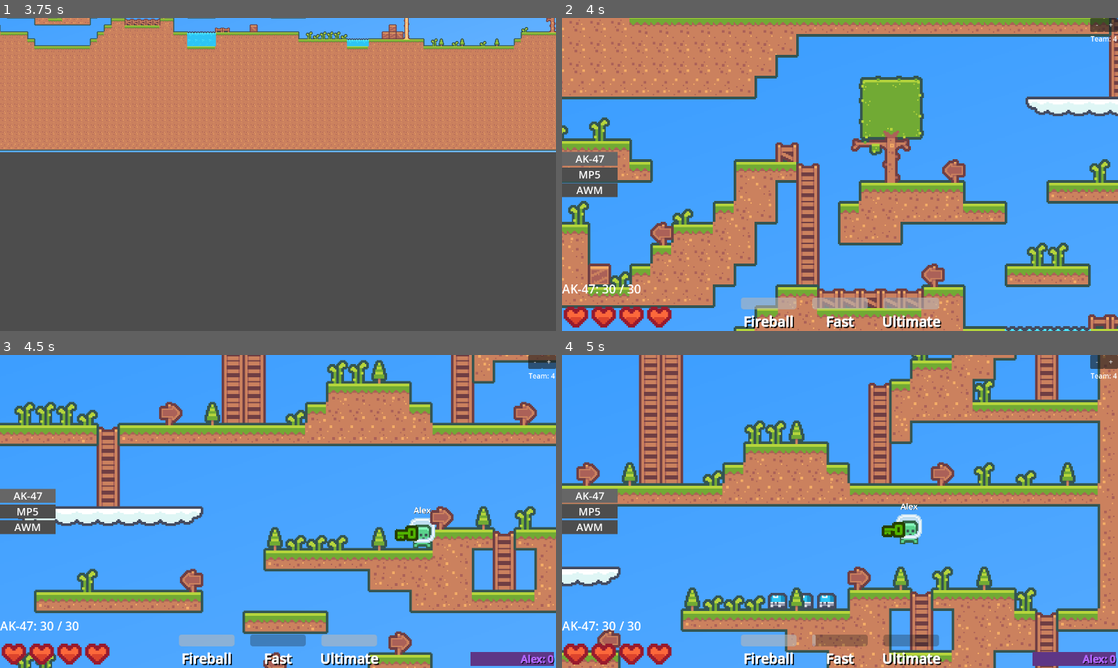
Above: before the commit, frames 1-4 (two rows, left to right).
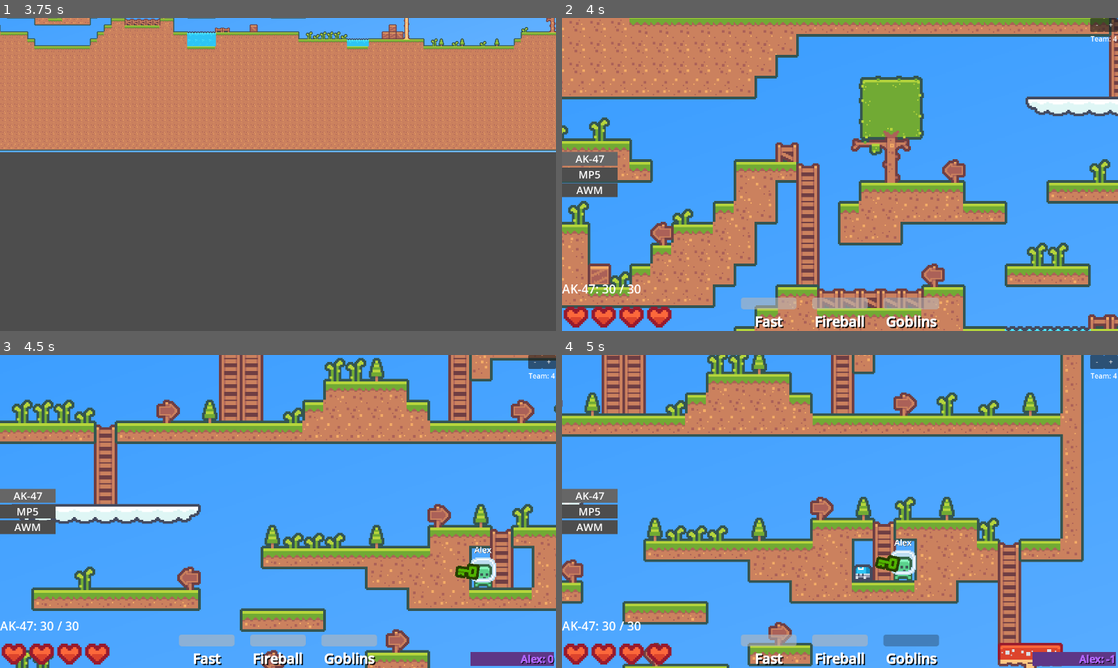
Above: after the commit, the same moments.

Repository: F1zzy31f/Glob-Game
Game: Godot game, scene res://scenes/MainMenu.tscn
The game is run twice, just before and just after one commit, with the same random seed, the same clock (stepped at 60 frames per second) and the same inputs.
Inputs (mouse positions are in pixels of both pictures, inside the frame that each line leads up to):
- Up to frame 1 (3.75 s): click (278, 136) at 0.52 s; type "Alex" at 0.6 s; click "Play" at 1.25 s; click (278, 136) at 2.02 s; type "12" at 2.1 s; click "Host Game" at 2.75 s; tap Enter at 3.5 s; move the mouse to (400, 158) at 3.52 s; hold D (move_right) from 3.53 s (still down); tap Q (ability_active_1) at 3.6 s
- Up to frame 2 (4 s): keep holding D (move_right); tap Space (jump) at 3.77 s; tap E (ability_active_2) at 3.8 s
- Up to frame 3 (4.5 s): keep holding D (move_right); move the mouse to (166, 527) at 4.27 s; tap E (ability_active_2) at 4.35 s
- Up to frame 4 (5 s): keep holding D (move_right); tap Space (jump) at 4.52 s; tap Z (ability_ultimate) at 4.55 s

Frame 1 is identical in both runs. In frame 2, 0.8% of the frame differs, in the area x 32-69%, y 94-100%; in frame 3, 23%; in frame 4, 65%, in the area x 0-100%, y 0-100%.

Commit message:
Random abilities

Diff:
--- a/scenes/Player.tscn
+++ b/scenes/Player.tscn
@@ -181,19 +181,24 @@
 
 [node name="Abilities" type="Node2D" parent="."]
 
-[node name="Passive" parent="Abilities" instance=ExtResource("6_1ee1w")]
+[node name="Passive" type="Node2D" parent="Abilities"]
+
+[node name="Passive" parent="Abilities/Passive" instance=ExtResource("6_1ee1w")]
 type = 1
-style = 1
-
-[node name="Fireball" parent="Abilities" instance=ExtResource("6_1ee1w")]
+
+[node name="Active" type="Node2D" parent="Abilities"]
+
+[node name="Fireball" parent="Abilities/Active" instance=ExtResource("6_1ee1w")]
 active_recharge = 0
 
-[node name="Fast" parent="Abilities" instance=ExtResource("6_1ee1w")]
+[node name="Fast" parent="Abilities/Active" instance=ExtResource("6_1ee1w")]
 style = 1
 buff_speed = 32
 buff_jump_height = 16
 
-[node name="Ultimate" parent="Abilities" instance=ExtResource("6_1ee1w")]
+[node name="Ultimate" type="Node2D" parent="Abilities"]
+
+[node name="Goblins" parent="Abilities/Ultimate" instance=ExtResource("6_1ee1w")]
 type = 2
 style = 2
 ultimate_charge = true
--- a/scripts/Ability.gd
+++ b/scripts/Ability.gd
@@ -78,7 +78,7 @@
 
 	var new_projectile = projectile_scene.instantiate()
 	new_projectile.name = str(owner_id) + "_" + new_projectile.name
-	Temporary.add_child(new_projectile, true)
+	Temporary.add_child(new_projectile)
 
 	new_projectile.initialize.rpc(spawn_position, -aim_normal * projectile_speed)
 
@@ -100,6 +100,6 @@
 
 	var new_summon = summon_scene.instantiate()
 	new_summon.name = str(owner_id) + "_" + new_summon.name
-	Temporary.add_child(new_summon, true)
+	Temporary.add_child(new_summon)
 
 	new_summon.initialize.rpc(spawn_position)
--- a/scripts/Player.gd
+++ b/scripts/Player.gd
@@ -25,7 +25,9 @@
 @onready var audio_listener = $Camera/AudioListener
 @onready var hand_pivot = $HandPivot
 @onready var hand = $HandPivot/Hand
-@onready var abilities = $Abilities
+@onready var passive_abilities = $Abilities/Passive
+@onready var active_abilities = $Abilities/Active
+@onready var ultimate_abilities = $Abilities/Ultimate
 @onready var ui = $CanvasLayer/UI
 @onready var healthbar_inner = $CanvasLayer/UI/Healthbar
 @onready var item_info = $CanvasLayer/UI/ItemInfo
@@ -36,6 +38,11 @@
 @onready var scoreboard = $CanvasLayer/UI/Scoreboard
 @onready var hurt_sound = $HurtSound
 
+var ability_passive = null
+var ability_active1 = null
+var ability_active2 = null
+var ability_ultimate = null
+
 var is_dead = false
 var on_climbable = false
 var recent_damager = null
@@ -52,6 +59,11 @@
 	overhead_username.text = username
 
 	team_index = randi_range(0, Globals.team_count - 1)
+
+	ability_passive = passive_abilities.get_child(randi_range(0, passive_abilities.get_child_count() - 1))
+	ability_active1 = active_abilities.get_child(randi_range(0, active_abilities.get_child_count() - 1))
+	ability_active2 = active_abilities.get_child(randi_range(0, active_abilities.get_child_count() - 1))
+	ability_ultimate = ultimate_abilities.get_child(randi_range(0, ultimate_abilities.get_child_count() - 1))
 
 	ui.visible = true
 	camera.enabled = true
@@ -75,16 +87,16 @@
 		new_item.self_modulate = Color.from_hsv(0, 0, 0.4) if child.is_equip else Color.from_hsv(0, 0, 0.3)
 		inventory.add_child(new_item)
 
-	ability_ui_active1.get_child(0).text = abilities.get_child(1).name
-	ability_ui_active1.get_child(1).value = abilities.get_child(1).recharge_timer
-	ability_ui_active1.get_child(1).max_value = abilities.get_child(1).active_recharge
-
-	ability_ui_active2.get_child(0).text = abilities.get_child(2).name
-	ability_ui_active2.get_child(1).value = abilities.get_child(2).recharge_timer
-	ability_ui_active2.get_child(1).max_value = abilities.get_child(2).active_recharge
-
-	ability_ui_ultimate.get_child(0).text = abilities.get_child(3).name
-	ability_ui_ultimate.get_child(1).value = 1 if abilities.get_child(3).ultimate_charge else 0
+	ability_ui_active1.get_child(0).text = ability_active1.name
+	ability_ui_active1.get_child(1).value =ability_active1.recharge_timer
+	ability_ui_active1.get_child(1).max_value = ability_active1.active_recharge
+
+	ability_ui_active2.get_child(0).text = ability_active2.name
+	ability_ui_active2.get_child(1).value = ability_active2.recharge_timer
+	ability_ui_active2.get_child(1).max_value = ability_active2.active_recharge
+
+	ability_ui_ultimate.get_child(0).text = ability_ultimate.name
+	ability_ui_ultimate.get_child(1).value = 1 if ability_ultimate.ultimate_charge else 0
 
 	# Update
 	ambient_healing_timer += delta
@@ -95,11 +107,11 @@
 
 	# Abilities
 	if Input.is_action_just_pressed("ability_active_1"):
-		abilities.get_child(1).activate()
+		ability_active1.activate()
 	if Input.is_action_just_pressed("ability_active_2"):
-		abilities.get_child(2).activate()
+		ability_active2.activate()
 	if Input.is_action_just_pressed("ability_ultimate"):
-		abilities.get_child(3).activate()
+		ability_ultimate.activate()
 
 	# Score
 	score = kills - deaths
